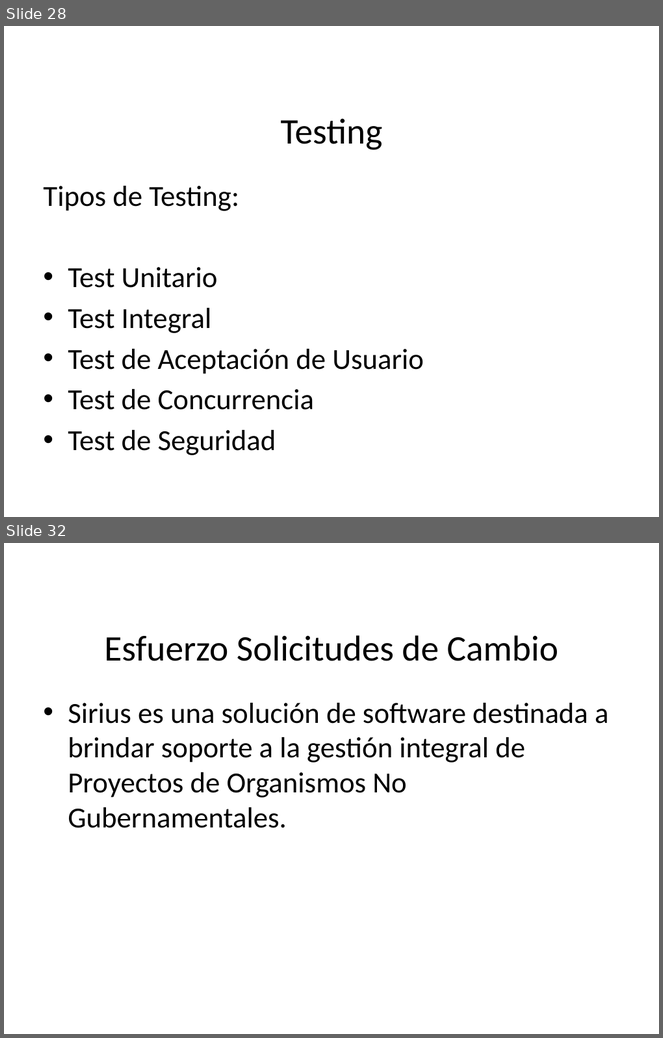
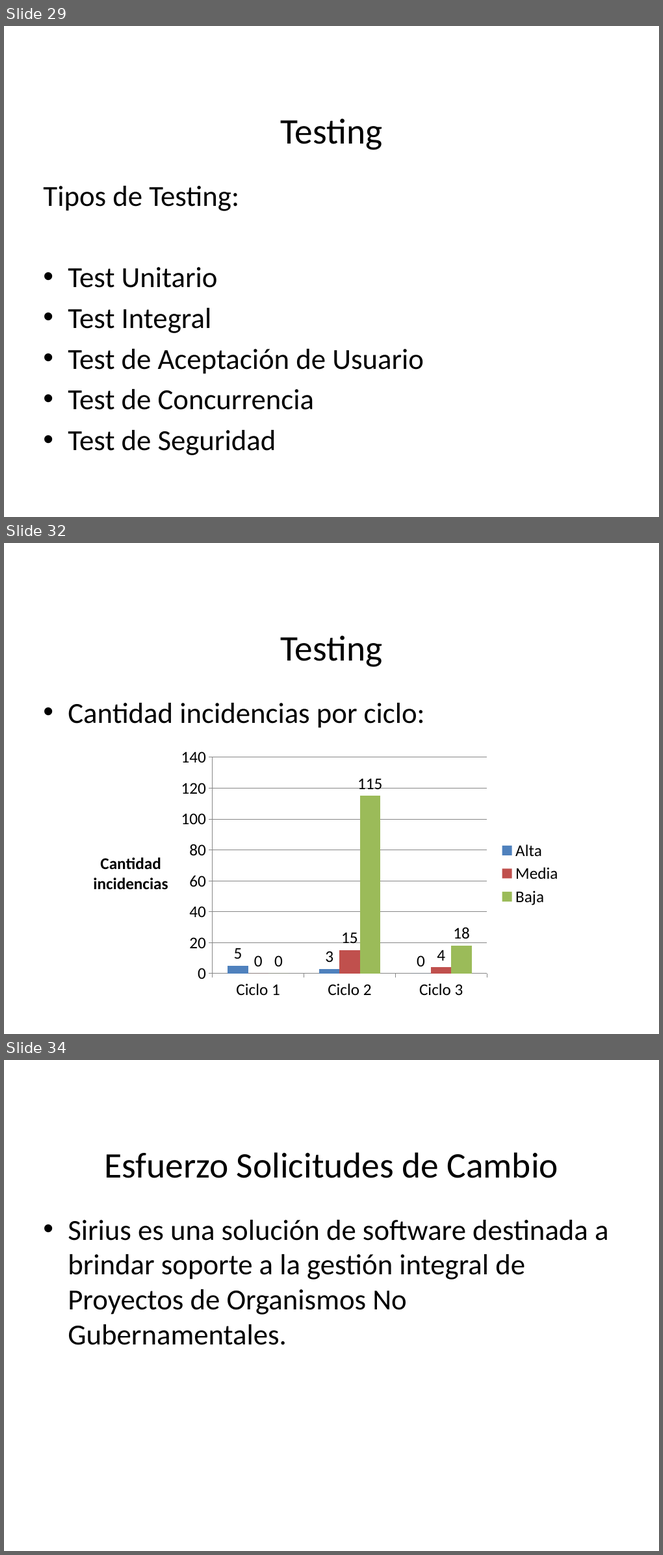
Before and after one commit to pedrohmolina/admin-ong, a slide deck: Documentacion/Presentacion/Presentacion Sirius.pptx. Shown one above the other, each under a label of ours: slides 28 and 32 before the commit, slides 29, 32 and 34 after it; the slides between them are not shown. The pictures are 663x1038 and 663x1555 pixels, drawn with LibreOffice and Linux fonts; fonts in the diff are those of the drawing; background and template pictures are left out. Boxes give left, top, right and bottom in pixels: in the first picture for what was removed or moved away, otherwise in the second. Text is boxed around its words. In the diff, an @@ line names an element or a change of style, - is before the commit and + after.

```diff
--- a/Documentacion/Presentacion/Presentacion Sirius.pptx
+++ b/Documentacion/Presentacion/Presentacion Sirius.pptx
@@ slide 32 added at <box>4,543,659,1034</box>, background picture (left out) @@
@@ title added at <box>281,635,383,667</box>, 39.6 pt, text #000000 @@
+Testing
@@ text added at <box>68,703,425,728</box>, 32 pt, text #000000 @@
+• Cantidad incidencias por ciclo:
@@ column chart added at <box>79,742,569,1006</box> @@
+categories: Ciclo 1, Ciclo 2, Ciclo 3
+Alta: 5, 3, 0
+Media: 0, 15, 4
+Baja: 0, 115, 18
@@ what was slide 28 is now slide 29 @@
@@ what was slide 32 is now slide 34 @@
```
Also in this commit, not shown: 5 slides changed, 2 other slides added, 14 slides removed.
